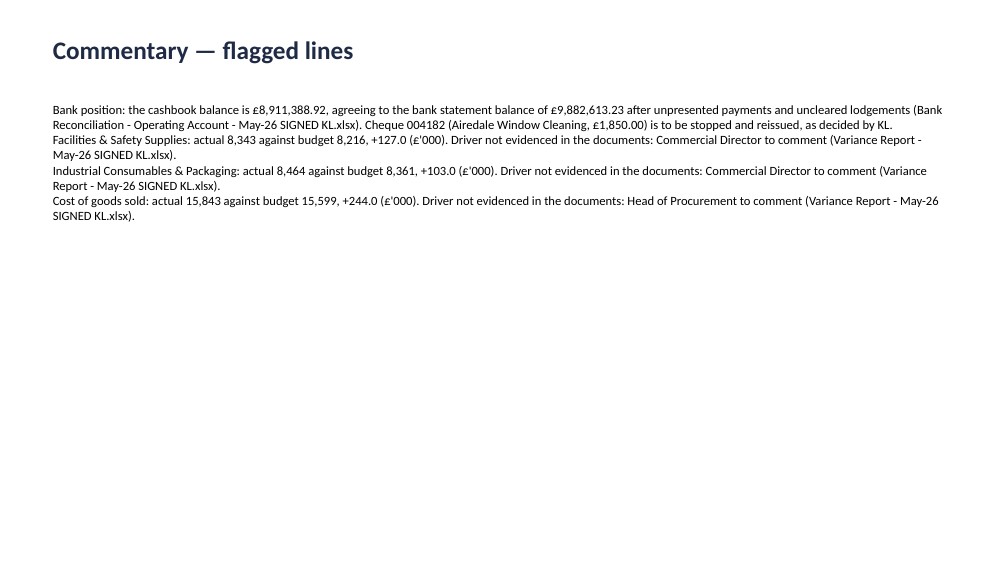
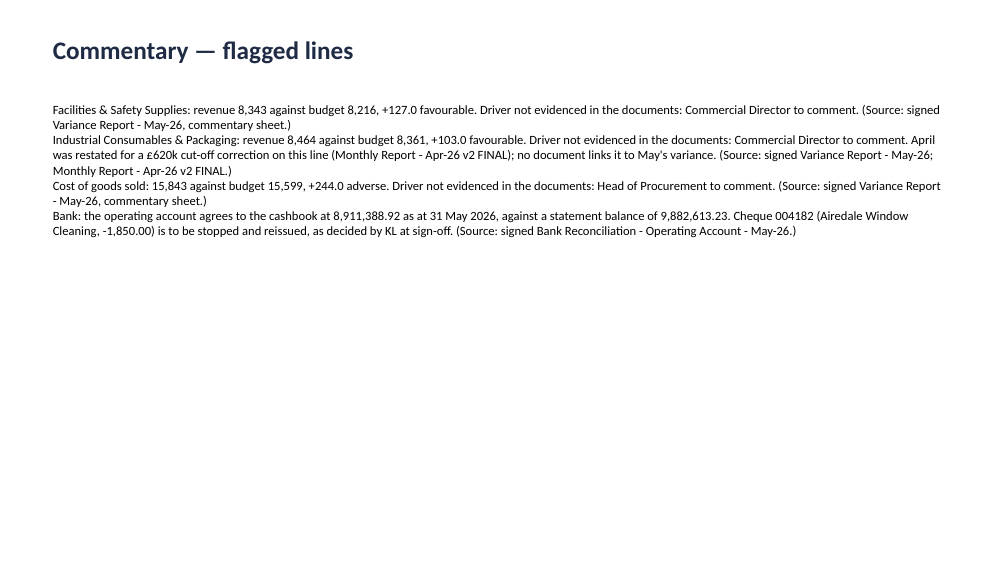
Before and after one commit to klameer/verified-close, a slide deck: slide 4 of showcase/may-26/filed/Management Pack - May-26 SIGNED KL.pptx. Drawn at 1008x567 pixels with LibreOffice and Linux fonts; fonts in the diff are those of the drawing. Boxes give left, top, right and bottom in pixels: in the first picture for what was removed or moved away, otherwise in the second. Text is boxed around its words. In the diff, an @@ line names an element or a change of style, - is before the commit and + after.

```diff
--- a/showcase/may-26/filed/Management Pack - May-26 SIGNED KL.pptx
+++ b/showcase/may-26/filed/Management Pack - May-26 SIGNED KL.pptx
@@ text at (x1=53, y1=105, x2=941, y2=237): text changed @@
-Bank position: the cashbook balance is £8,911,388.92, agreeing to the bank statement balance of £9,882,613.23 after unpresented payments and uncleared lodgements (Bank Reconciliation - Operating Account - May-26 SIGNED KL.xlsx). Cheque 004182 (Airedale Window Cleaning, £1,850.00) is to be stopped and reissued, as decided by KL.
-Facilities & Safety Supplies: actual 8,343 against budget 8,216, +127.0 (£'000). Driver not evidenced in the documents: Commercial Director to comment (Variance Report - May-26 SIGNED KL.xlsx).
-Industrial Consumables & Packaging: actual 8,464 against budget 8,361, +103.0 (£'000). Driver not evidenced in the documents: Commercial Director to comment (Variance Report - May-26 SIGNED KL.xlsx).
-Cost of goods sold: actual 15,843 against budget 15,599, +244.0 (£'000). Driver not evidenced in the documents: Head of Procurement to comment (Variance Report - May-26 SIGNED KL.xlsx).
+Facilities & Safety Supplies: revenue 8,343 against budget 8,216, +127.0 favourable. Driver not evidenced in the documents: Commercial Director to comment. (Source: signed Variance Report - May-26, commentary sheet.)
+Industrial Consumables & Packaging: revenue 8,464 against budget 8,361, +103.0 favourable. Driver not evidenced in the documents: Commercial Director to comment. April was restated for a £620k cut-off correction on this line (Monthly Report - Apr-26 v2 FINAL); no document links it to May's variance. (Source: signed Variance Report - May-26; Monthly Report - Apr-26 v2 FINAL.)
+Cost of goods sold: 15,843 against budget 15,599, +244.0 adverse. Driver not evidenced in the documents: Head of Procurement to comment. (Source: signed Variance Report - May-26, commentary sheet.)
+Bank: the operating account agrees to the cashbook at 8,911,388.92 as at 31 May 2026, against a statement balance of 9,882,613.23. Cheque 004182 (Airedale Window Cleaning, -1,850.00) is to be stopped and reissued, as decided by KL at sign-off. (Source: signed Bank Reconciliation - Operating Account - May-26.)
```
Also in this commit, not shown: 2 other slides changed, 15 other files.
